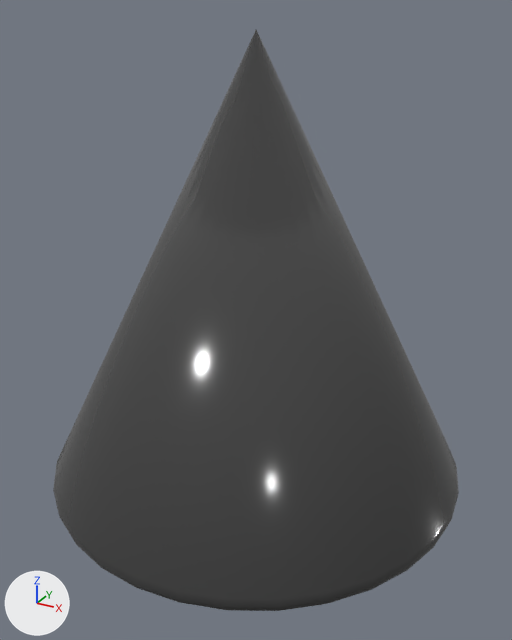
A saved change to the glTF model public/assets/models/abstract_cone.glb.
Both versions are drawn from a camera (50 mm lens) standing at (1.28, -2.32, 0.96) and looking at (0.03, -0.06, -0.16). The axes (+X, +Y, +Z) are drawn at lower left. The lights are the same throughout. The picture after the commit comes second. Vertices at exactly the same position are counted once.
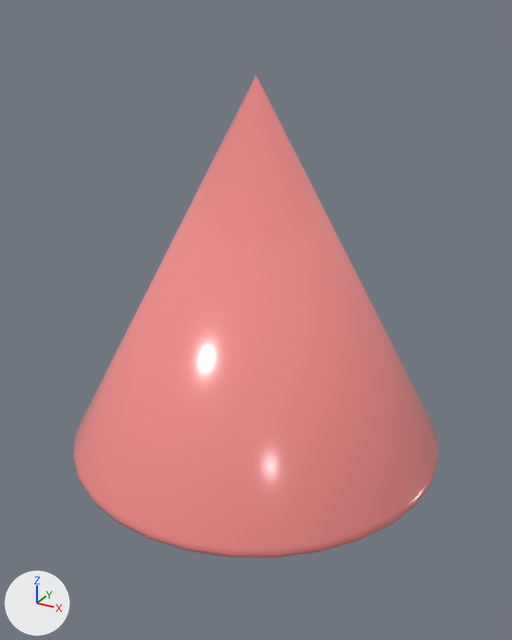
Boxes [x1, y1, x2, y2] around the edits, measured in the pictures (512 x 640 px):
'Cone', recoloured, surface changed, rescaled (10% narrower, 17% shorter): before [53, 30, 459, 611]; after [73, 76, 439, 558]

The edits, one by one:
Material 'Mat_abstract_cone' (mat_mat_abstract_cone) changes colour from dark grey #3f3f3f to pink #f58d8b; in linear values from (0.05, 0.05, 0.05) to (0.91, 0.267, 0.259).
In material 'Mat_abstract_cone' (mat_mat_abstract_cone), roughness goes from 0.15 to 0.2.
me_cone is used by ob_cone; location (0.0, 0.0, 0.0).
me_cone had 161 vertices, 318 faces and spanned x -0.87..0.87, y -0.87..0.87, z -0.9..0.9.
me_cone now has 161 vertices, 318 faces and spans x -0.78..0.78, y -0.78..0.78, z -0.75..0.75.
me_cone part 1: the whole mesh is scaled about its middle by (0.896, 0.896, 0.832).
